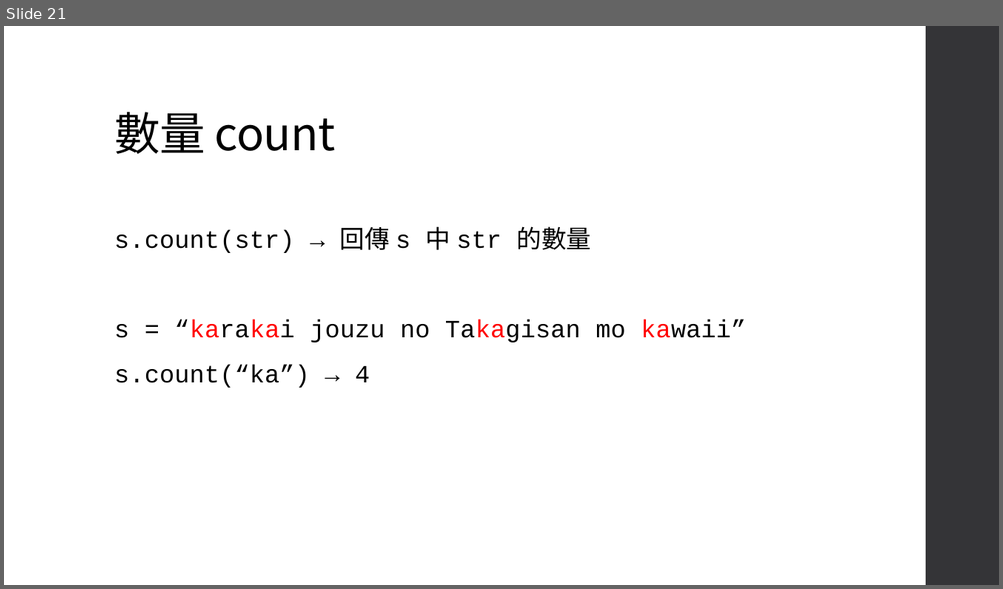
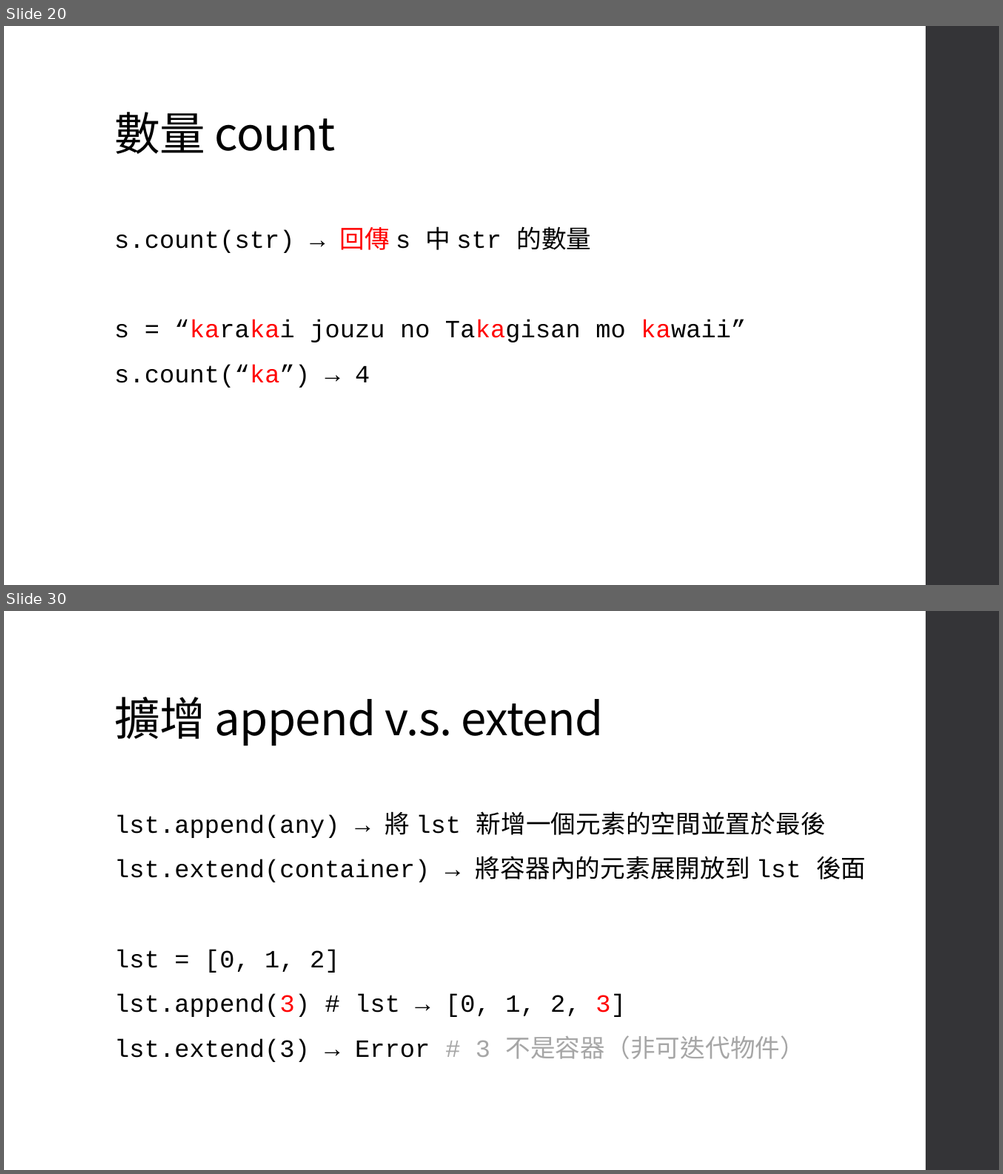
Before and after one commit to an920107/ServiceLearning, a slide deck: Class 4.pptx. Shown one above the other, each under a label of ours: slide 21 before the commit, slides 20 and 30 after it; the slides between them are not shown. The pictures are 1003x589 and 1003x1174 pixels, drawn with LibreOffice and Linux fonts; fonts in the diff are those of the drawing. Boxes give left, top, right and bottom in pixels: in the first picture for what was removed or moved away, otherwise in the second. Text is boxed around its words. In the diff, an @@ line names an element or a change of style, - is before the commit and + after.

```diff
--- a/Class 4.pptx
+++ b/Class 4.pptx
@@ slide 30 added at [4, 611, 999, 1170], background #FFFFFF; not listed: 1 template element that a slide beside it also shows @@
@@ title added at [114, 697, 603, 746], 44 pt, text #000000 @@
+擴增 append v.s. extend
@@ text added at [114, 812, 865, 1062], 24 pt, text #000000 @@
+lst.append(any) → 將 lst 新增一個元素的空間並置於最後
+lst.extend(container) → 將容器內的元素展開放到 lst 後面
+lst = [0, 1, 2]
+lst.append(3) # lst → [0, 1, 2, 3]
+lst.extend(3) → Error # 3 不是容器（非可迭代物件）
@@ what was slide 21 is now slide 20 @@
@@ slide 20 changed as well @@
@@ text at [114, 227, 592, 388]: text colour #000000 to #FF0000 in "回傳", "s.count(“ka”)" @@
```
Also in this commit, not shown: 4 other slides changed, 24 other slides added, 1 slide removed.
